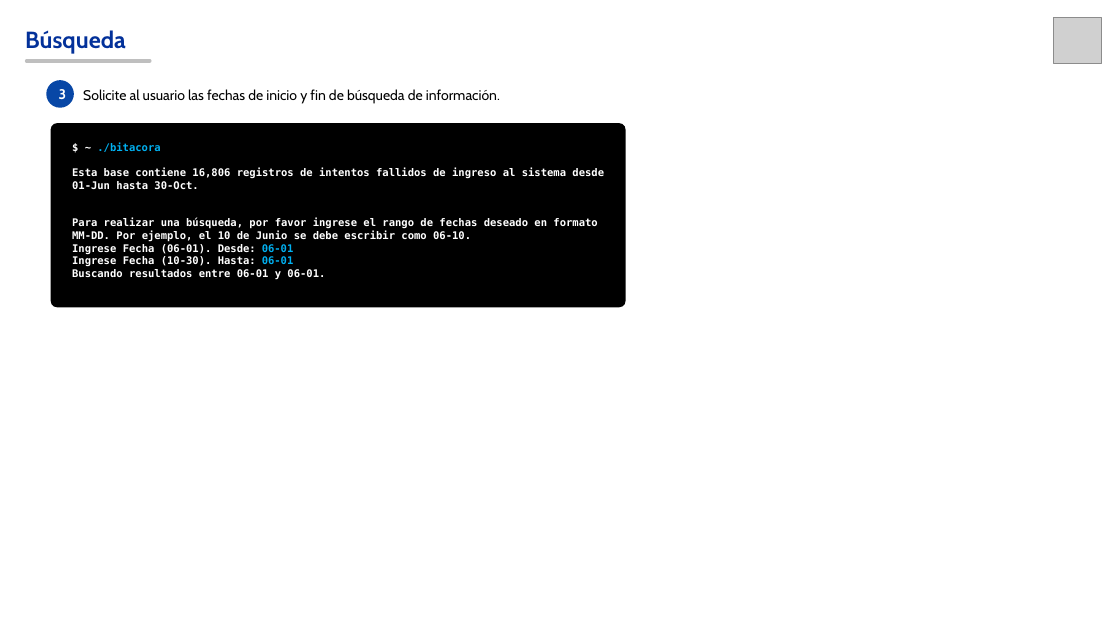
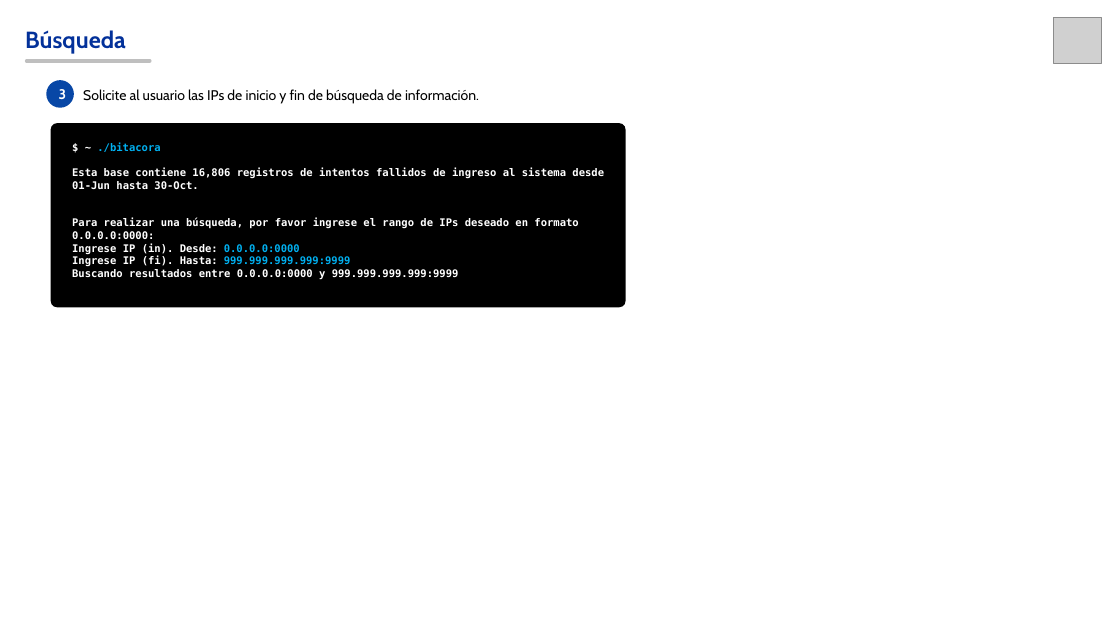
Before and after one commit to kochomati/actividad1_3, a slide deck: slide 5 of actividad_2_3/reflexiones/ReflexAct1.3-MatiasKochowski.pptx. Drawn at 1120x630 pixels with LibreOffice and Linux fonts; fonts in the diff are those of the drawing; grey boxes stand for pictures. Boxes give left, top, right and bottom in pixels: in the first picture for what was removed or moved away, otherwise in the second. Text is boxed around its words. In the diff, an @@ line names an element or a change of style, - is before the commit and + after.

```diff
--- a/actividad_2_3/reflexiones/ReflexAct1.3-MatiasKochowski.pptx
+++ b/actividad_2_3/reflexiones/ReflexAct1.3-MatiasKochowski.pptx
@@ text at box(83, 89, 479, 104): text changed @@
-Solicite al usuario las fechas de inicio y fin de búsqueda de información.
+Solicite al usuario las IPs de inicio y fin de búsqueda de información.
@@ text at box(72, 218, 578, 279): text changed @@
-Para realizar una búsqueda, por favor ingrese el rango de fechas deseado en formato MM-DD. Por ejemplo, el 10 de Junio se debe escribir como 06-10.
-Ingrese Fecha (06-01). Desde: 06-01
-Ingrese Fecha (10-30). Hasta: 06-01
-Buscando resultados entre 06-01 y 06-01.
+Para realizar una búsqueda, por favor ingrese el rango de IPs deseado en formato 0.0.0.0:0000:
+Ingrese IP (in). Desde: 0.0.0.0:0000
+Ingrese IP (fi). Hasta: 999.999.999.999:9999
+Buscando resultados entre 0.0.0.0:0000 y 999.999.999.999:9999
```
Also in this commit, not shown: 5 other slides changed, 1 slide removed, 3 other files.
